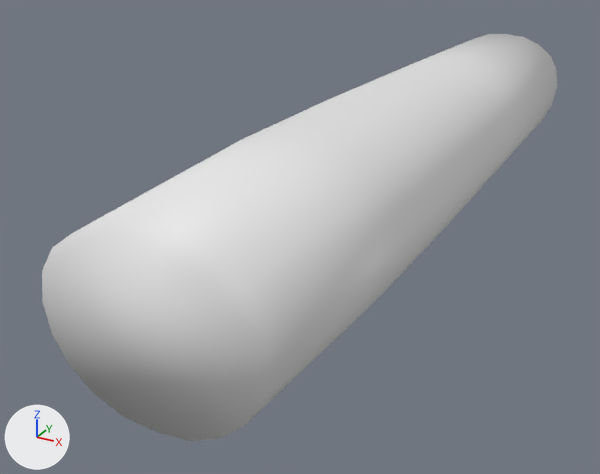
The OBJ model resources/snake/snake2.obj as it was, and as the next commit left it.
Rendered twice from a camera (50 mm lens) standing at (0.09, -0.213, 0.1) and looking at (-0.019, -0.015, 0.001). Every picture has the same lights, and +X, +Y and +Z are marked at lower left. Where no turn or scale is listed for an object, it has been applied to the vertices.

The older version as bpy lines, for what is in view:
```python
me_cobra = bpy.data.meshes.new('COBRA')
me_cobra.from_pydata(...)  # 101 vertices, 162 faces; spans x -0.027..0.027, y -0.11..0.12, z -0.004..0.045
ob_cobra = bpy.data.objects.new('COBRA', me_cobra)
ob_cobra.location = (0.0, 0.0, 0.0)
```
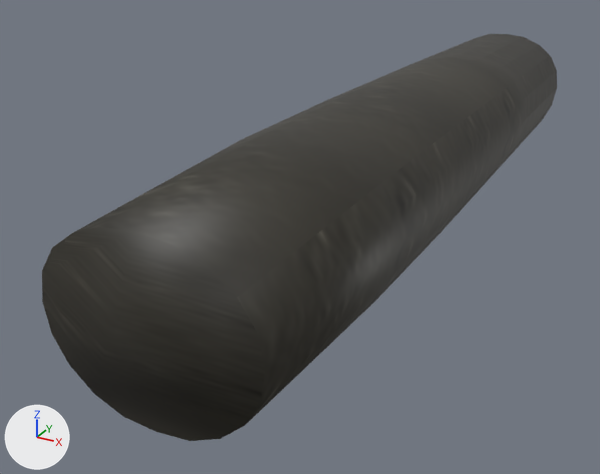
Pixel boxes [x1, y1, x2, y2] of what changed, in the pictures (600 x 474 px):
'COBRA', recoloured (white to grey): [42, 34, 557, 441] in both

Edits to the bpy script that builds the scene:
```text
Add img_cobra_tif:
    img_cobra_tif = load_image('COBRA.TIF', 'COBRA.TIF', 400, 1733, 'sRGB')
Add mat_material:
    mat_material = principled_material('Material')
    mat_material.texture = img_cobra_tif
Change me_cobra:
    where me_cobra.from_pydata(...)  # 101 vertices, 162 faces; spans x -0.027..0.027, y -0.11..0.12, z -0.004..0.045
    add me_cobra.materials.append(mat_material)  # picture img_cobra_tif
```
